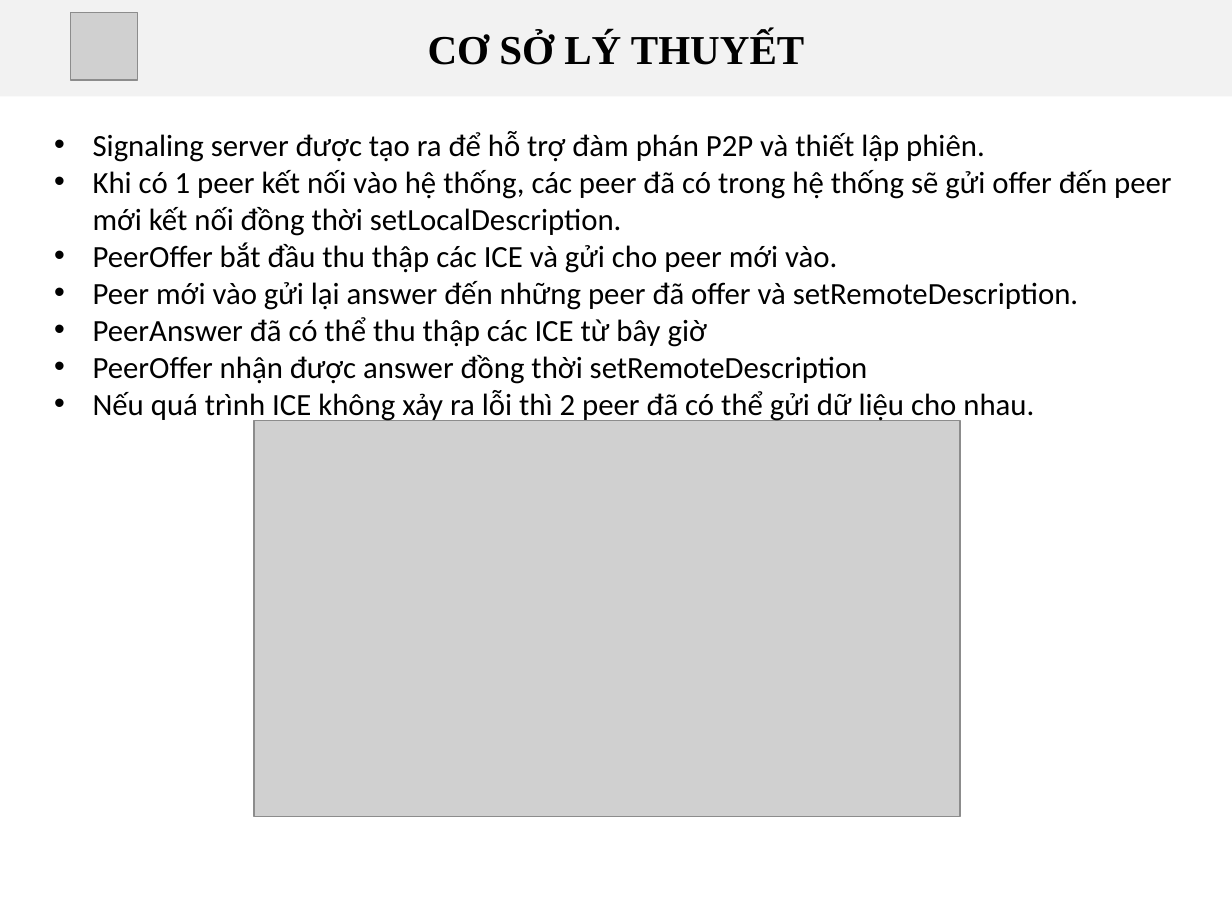
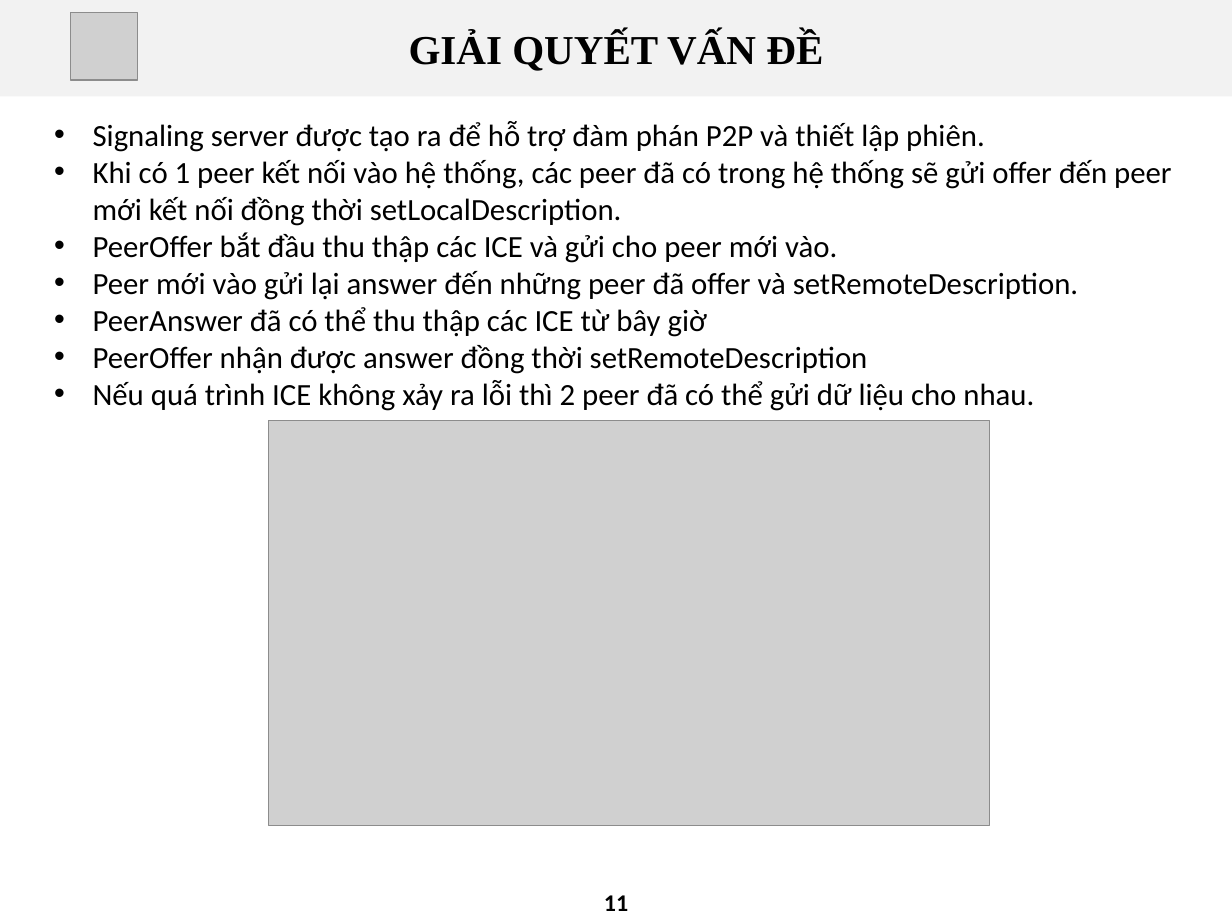
Before and after one commit to tinhphandotco/webrtc, a slide deck: slide 11 of baocao/BaoCao_DATN_TranThongThanhLuan.pptx (slide 10 before the commit). Drawn at 1232x924 pixels with LibreOffice and Linux fonts; fonts in the diff are those of the drawing; grey boxes stand for pictures; background and template pictures are left out. Boxes give left, top, right and bottom in pixels: in the first picture for what was removed or moved away, otherwise in the second. Text is boxed around its words. In the diff, an @@ line names an element or a change of style, - is before the commit and + after.

```diff
--- a/baocao/BaoCao_DATN_TranThongThanhLuan.pptx
+++ b/baocao/BaoCao_DATN_TranThongThanhLuan.pptx
@@ text in rectangle at <box>409,32,823,71</box>: text changed @@
-CƠ SỞ LÝ THUYẾT
+GIẢI QUYẾT VẤN ĐỀ
@@ text "Signaling server được tạo ra ...": place and size @@
-text "Signaling server được tạo ra ..." at <box>93,131,1172,423</box>
+text "Signaling server được tạo ra ..." at <box>93,121,1172,411</box>
@@ picture: place and size @@
-picture at <box>254,420,960,817</box>
+picture at <box>269,420,991,825</box>
@@ page number added at <box>604,895,628,911</box>, 14 pt, text #000000, bold @@
+11
```
Also in this commit, not shown: 15 other slides changed, 12 other files.
